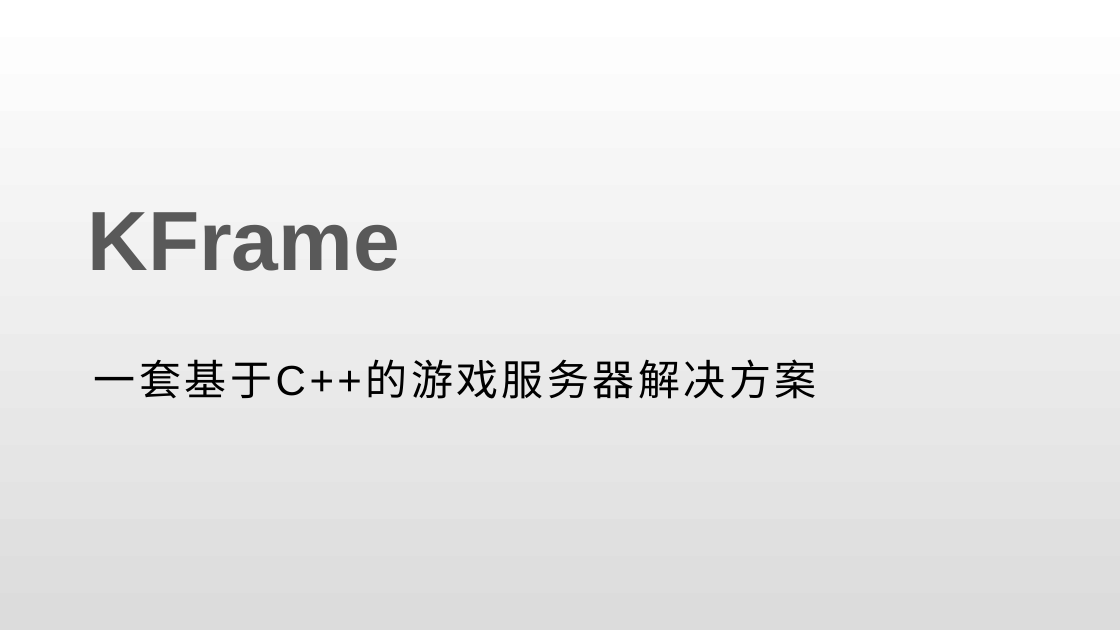
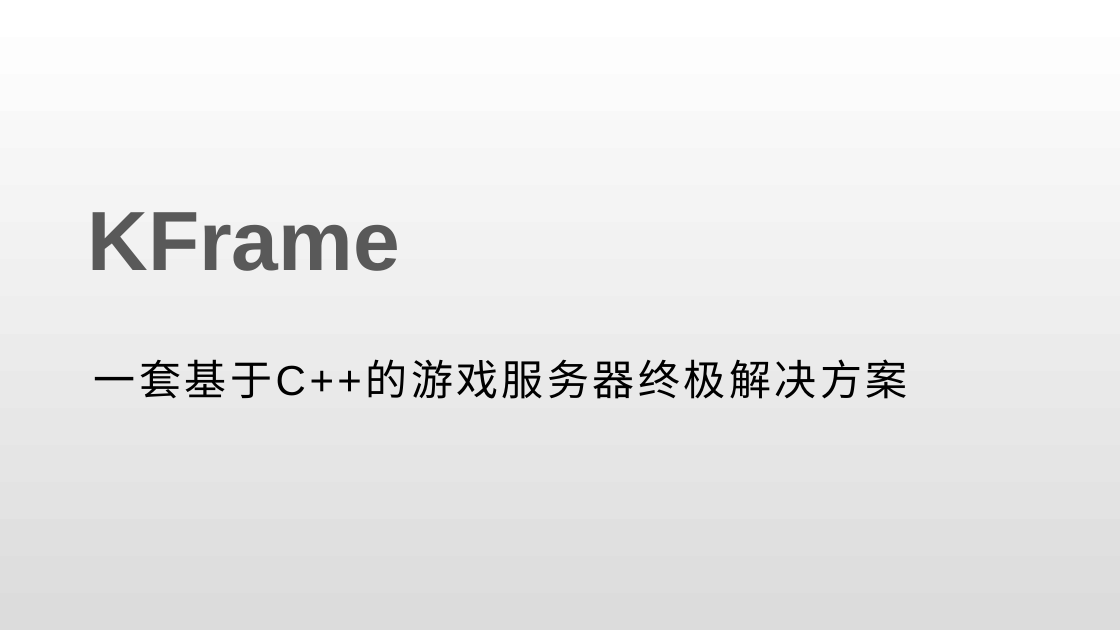
Before and after one commit to lori227/KFrame, a slide deck: slide 1 of _doc/KFrame.pptx. Drawn at 1120x630 pixels with LibreOffice and Linux fonts; fonts in the diff are those of the drawing. Boxes give left, top, right and bottom in pixels: in the first picture for what was removed or moved away, otherwise in the second. Text is boxed around its words. In the diff, an @@ line names an element or a change of style, - is before the commit and + after.

```diff
--- a/_doc/KFrame.pptx
+++ b/_doc/KFrame.pptx
@@ title at bbox=[94, 359, 908, 399]: text changed @@
-一套基于C++的游戏服务器解决方案
+一套基于C++的游戏服务器终极解决方案
```
